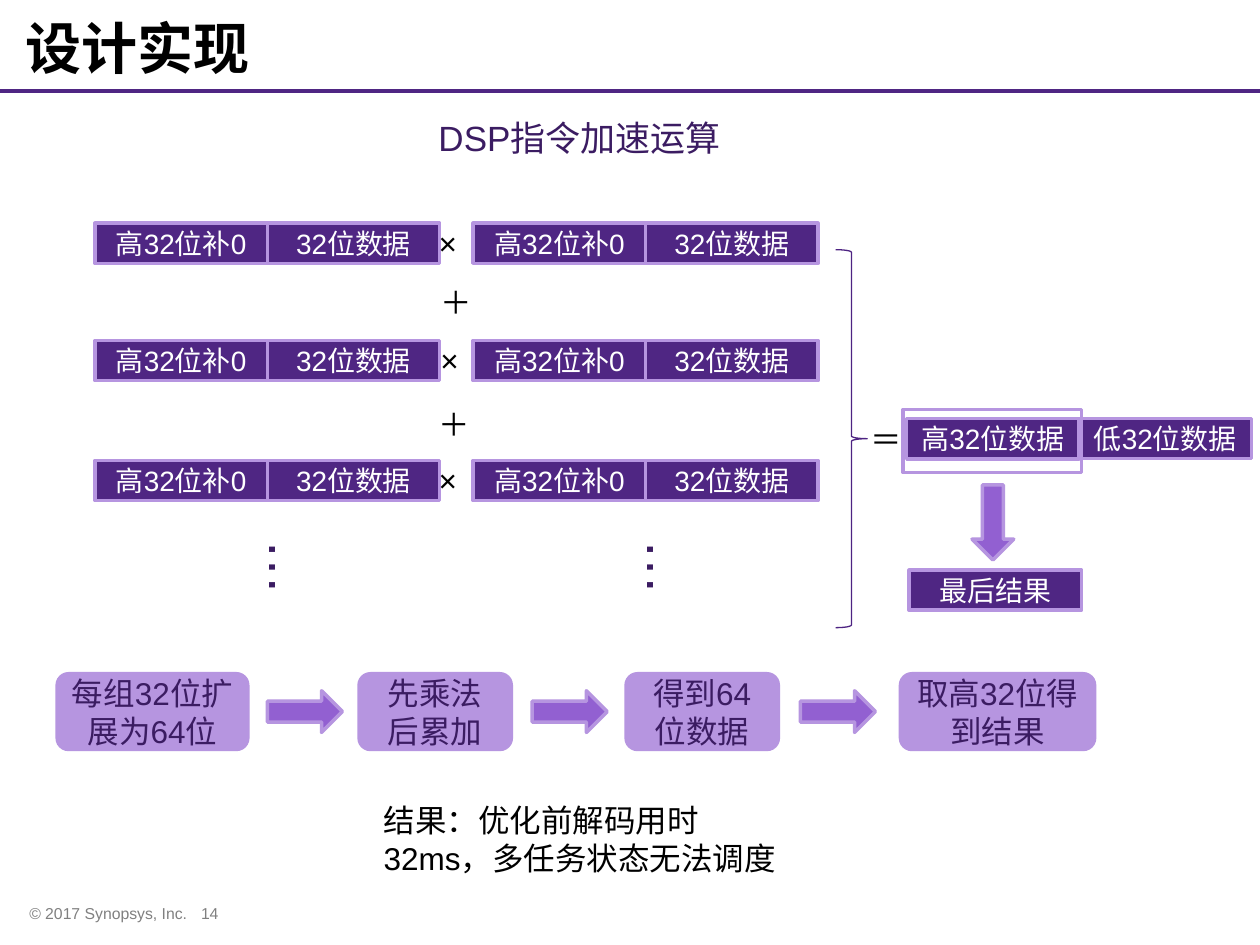
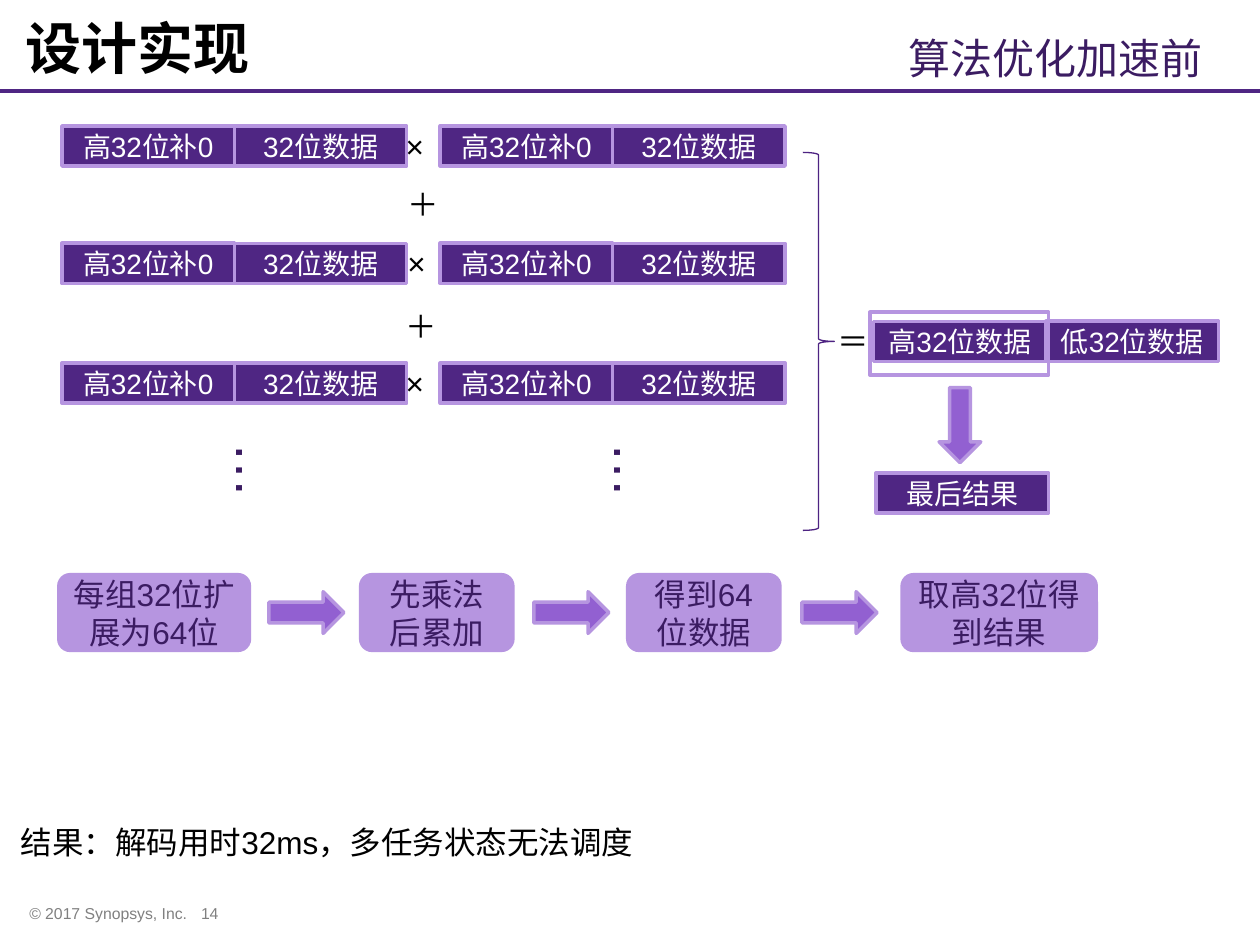
Before and after one commit to whutddk/iRhythm, a slide deck: slide 14 of doc/Synopsys ARC杯电子设计竞赛作品展示模板.pptx. Drawn at 1260x945 pixels with LibreOffice and Linux fonts; fonts in the diff are those of the drawing; background and template pictures are left out. Boxes give left, top, right and bottom in pixels: in the first picture for what was removed or moved away, otherwise in the second. Text is boxed around its words. In the diff, an @@ line names an element or a change of style, - is before the commit and + after.

```diff
--- a/doc/Synopsys ARC杯电子设计竞赛作品展示模板.pptx
+++ b/doc/Synopsys ARC杯电子设计竞赛作品展示模板.pptx
@@ text added at [908,38,1202,78], 24 pt, text #3B1D62 @@
+算法优化加速前
@@ text removed at [438,123,720,154] @@
-DSP指令加速运算
@@ 3 texts, 1 rectangle: place and size @@
-3 texts, 1 rectangle at [238,277,1082,611]
+3 texts, 1 rectangle at [205,179,1048,513]
@@ 3 rectangles, 1 right brace: place and size @@
-3 rectangles, 1 right brace at [94,223,867,627]
+3 rectangles, 1 right brace at [62,126,834,530]
@@ 11 rectangles, 5 texts, 1 right arrow: place and size @@
-11 rectangles, 5 texts, 1 right arrow at [267,218,1251,560]
+11 rectangles, 5 texts, 1 right arrow at [234,121,1218,463]
@@ rectangle: place and size @@
-rectangle at [903,410,1082,472]
+rectangle at [871,312,1050,375]
@@ 3 rounded rectangles, 3 right arrows: place and size @@
-3 rounded rectangles, 3 right arrows at [55,672,876,751]
+3 rounded rectangles, 3 right arrows at [57,573,877,653]
@@ rounded rectangle "取高32位得到结果": place and size @@
-rounded rectangle "取高32位得到结果" at [898,672,1096,751]
+rounded rectangle "取高32位得到结果" at [901,573,1099,653]
@@ text at [21,827,634,857]: text changed @@
-结果：优化前解码用时32ms，多任务状态无法调度
+结果：解码用时32ms，多任务状态无法调度
```
Also in this commit, not shown: 12 other slides changed, 1 other file.
